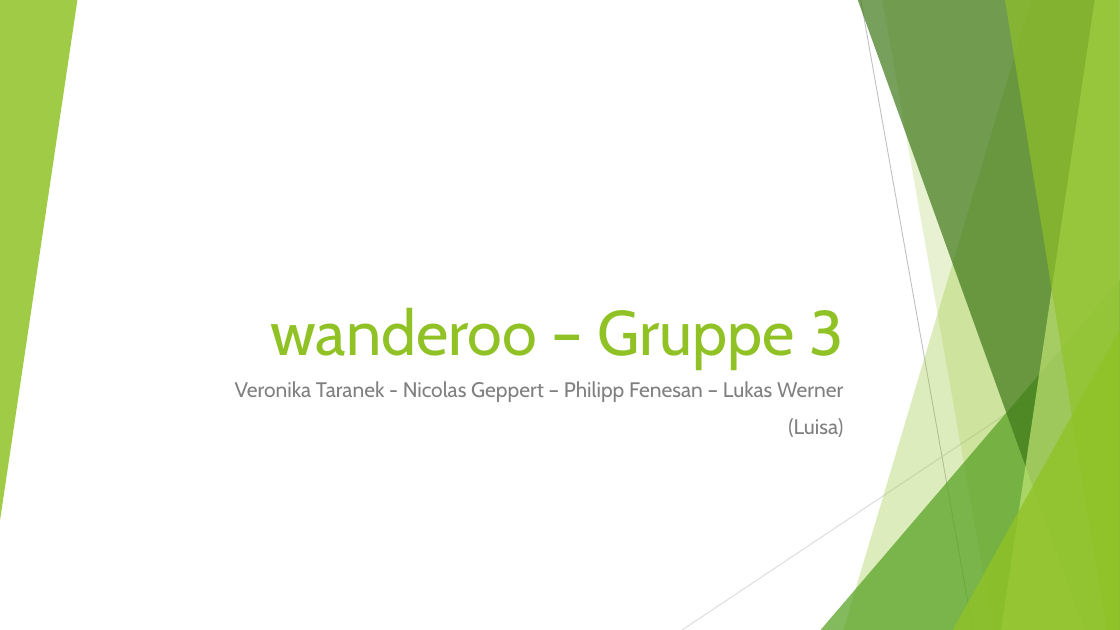
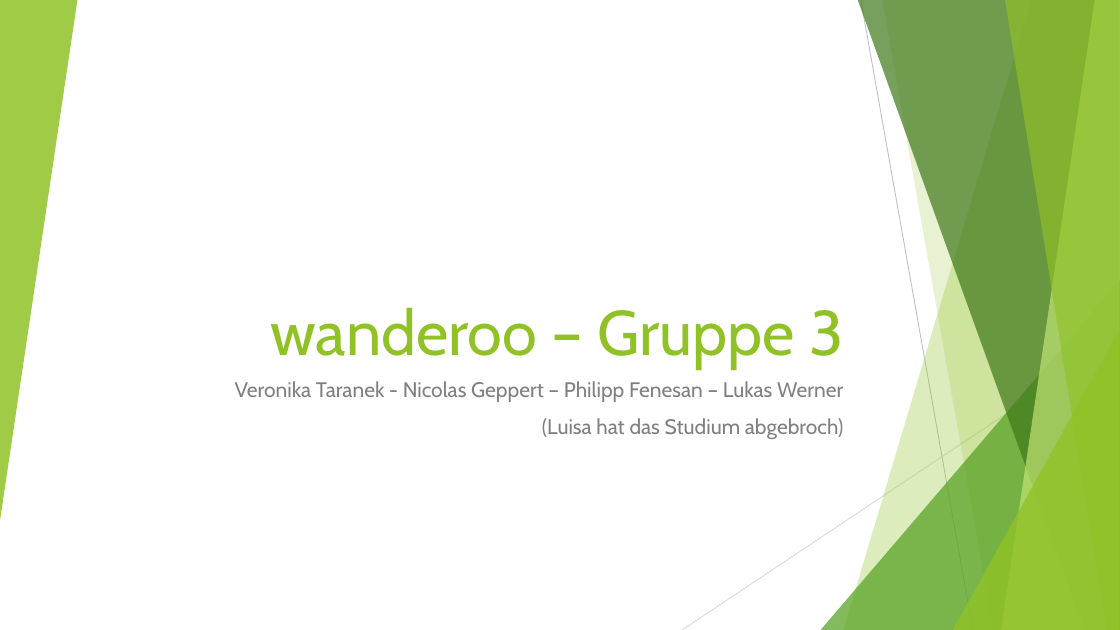
Before and after one commit to NicoGep/Programming_Project, a slide deck: slide 1 of presentation/wanderoo – Gruppe 3.pptx. Drawn at 1120x630 pixels with LibreOffice and Linux fonts; fonts in the diff are those of the drawing. Boxes give left, top, right and bottom in pixels: in the first picture for what was removed or moved away, otherwise in the second. Text is boxed around its words. In the diff, an @@ line names an element or a change of style, - is before the commit and + after.

Commit message:
made some changes to the presentation

```diff
--- a/presentation/wanderoo – Gruppe 3.pptx
+++ b/presentation/wanderoo – Gruppe 3.pptx
@@ subtitle at (x1=542, y1=418, x2=843, y2=439): text changed @@
-(Luisa)
+(Luisa hat das Studium abgebroch)
```
Also in this commit, not shown: 1 other slide changed, 3 slides added, 1 slide removed.
